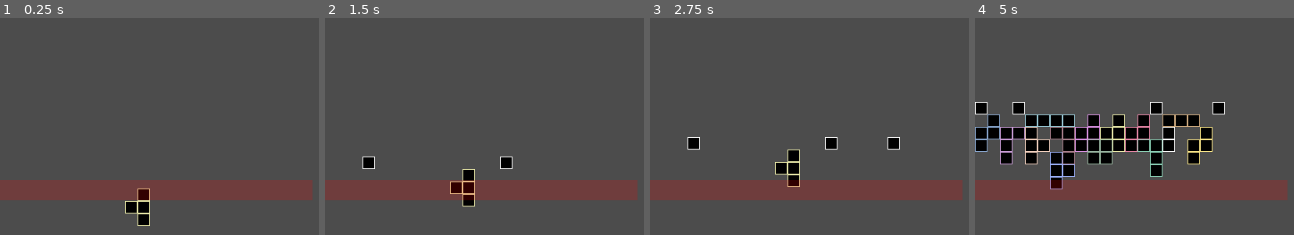
Above: before the commit, frames 1-4 (left to right).
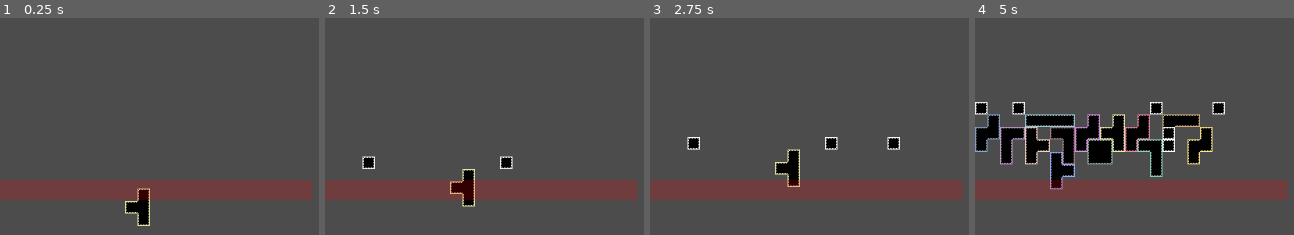
Above: after the commit, the same moments.

Repository: MetRiko/TK-Jam-2022
Game: Godot game, scene res://Tetris/TetrisField.tscn
Two runs of this game, one before a commit and one after it. Both use one fixed random seed, a clock stepped at 60 frames per second and the inputs below. This scene is started directly instead of the project's main scene.
Inputs:
- Up to frame 1 (0.25 s): no input
- Up to frame 2 (1.5 s): tap Enter (ui_accept) at 0.5, 0.77 s; hold Down (ui_down) from 1.28 s (still down)
- Up to frame 3 (2.75 s): tap Enter (ui_accept) at 1.52 s; release Down (ui_down) at 2.03 s
- Up to frame 4 (5 s): tap Enter (ui_accept) at 3.02, 3.77, 4.52 s; hold Down (ui_down) from 3.53 s (still down)

The runs differ from the first frame. In frame 1, 0.3% of the frame differs, in the area x 39-48%, y 78-96%; in frame 2, 0.4%; in frame 3, 0.4%; in frame 4, 3.5%, in the area x 0-79%, y 38-79%.

Commit message:
Add texturing for tetris blocks

Diff:
--- a/Tetris/TetrisBlock.gd
+++ b/Tetris/TetrisBlock.gd
@@ -1,4 +1,47 @@
 extends KinematicBody2D
+
+var pos_offset := Vector2()
+
+var blocks_offsets := {}
+
+func setup(pos_offset : Vector2, blocks_group : Array) -> void:
+	self.pos_offset = pos_offset
+	for offset in blocks_group:
+		blocks_offsets[_hash_idx(offset)] = null
+	_update_variant()
+
+func check_variant_id() -> int:
+	var up := int(blocks_offsets.has(_hash_idx(pos_offset + Vector2.UP))) * 1
+	var right := int(blocks_offsets.has(_hash_idx(pos_offset + Vector2.RIGHT))) * 2
+	var left := int(blocks_offsets.has(_hash_idx(pos_offset + Vector2.LEFT))) * 8
+	var down := int(blocks_offsets.has(_hash_idx(pos_offset + Vector2.DOWN))) * 4
+	var pattern = up + down + left + right
+	match pattern:
+		0: return 0
+		1: return 3
+		2: return 4
+		3: return 7
+		4: return 1
+		6: return 8
+		8: return 2
+		9: return 6
+		12: return 5
+		10: return 9
+		5: return 10
+		14: return 11
+		13: return 12
+		11: return 13
+		7: return 14
+		_: return 0
+
+func set_variant(variant_id : int) -> void:
+	$Sprite.frame = variant_id
+
+func _update_variant() -> void:
+	set_variant(check_variant_id())
+
+func _hash_idx(idx : Vector2) -> int:
+	return int(idx.x + idx.y * 1000)
 
 func change_color(color : Color) -> void:
 	$Sprite.modulate = color
--- a/Tetris/TetrisBlock.tscn
+++ b/Tetris/TetrisBlock.tscn
@@ -1,6 +1,6 @@
 [gd_scene load_steps=4 format=2]
 
-[ext_resource path="res://Sprites/pixelFullSquare.png" type="Texture" id=1]
+[ext_resource path="res://Sprites/blocks.png" type="Texture" id=1]
 [ext_resource path="res://Tetris/TetrisBlock.gd" type="Script" id=2]
 
 [sub_resource type="RectangleShape2D" id=1]
@@ -12,13 +12,7 @@
 [node name="Sprite" type="Sprite" parent="."]
 texture = ExtResource( 1 )
 centered = false
-
-[node name="Sprite2" type="Sprite" parent="."]
-modulate = Color( 0, 0, 0, 1 )
-position = Vector2( 1, 1 )
-scale = Vector2( 0.875, 0.875 )
-texture = ExtResource( 1 )
-centered = false
+hframes = 15
 
 [node name="CollisionShape2D" type="CollisionShape2D" parent="."]
 visible = false
--- a/Tetris/TetrisField.gd
+++ b/Tetris/TetrisField.gd
@@ -90,6 +90,7 @@
 	for idx in blocks_idxes:
 		var block = block_scene.instance()
 		blocks.add_child(block)
+		block.setup(idx, blocks_idxes)
 		block.change_color(color)
 		var target_idx = Vector2(idx_x + idx.x, start_height + idx.y)
 		block.position = idx_to_pos(target_idx)
Binary file added: Sprites/blocks.png
Not shown, added: Sprites/blocks.png.import
